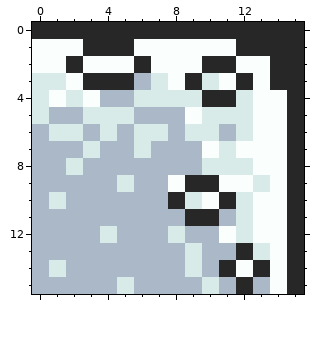
Pixel-art sprite, stored at snow02-glacier_bay/block-247.gif. The picture above was drawn from the file before the commit.
The file is 32x32 pixels, drawn in blocks of 2x2; one block is one cell here.
After:
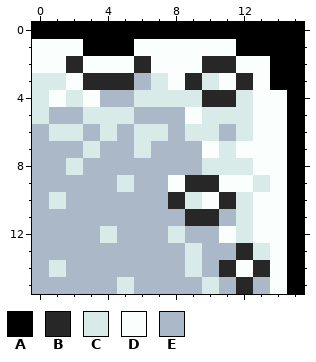
Palette (. is transparent): A #000000  B #272727  C #d9ebe8  D #fafefc  E #abb8c7
Changes in this commit:
@@ x 0..15 @@
- 0 BBBBBBBBBBBBBBBB
- 1 DDDBBBDDDDDDBBBB
- 2 DDBDDDBDDDBBDDBB
- 3 CCDBBBECDBCDBDBB
- 4 CDCDEECCCCBBCDDB
- 5 CEECCCEEEDCCCDDB
- 6 ECCECECCECCECDDB
- 7 EEECEECEEEDCDDDB
- 8 EECEEEEEEECCCDDB
- 9 EEEEECEEDBBDDCDB
-10 ECEEEEEEBCDBCDDB
-11 EEEEEEEEEBBECDDB
-12 EEEECEEECEEDCDDB
-13 EEEEEEEEECEEBCDB
-14 ECEEEEEEECEBDBDB
-15 EEEEECEEEECEBEDB
+ 0 AAAAAAAAAAAAAAAA
+ 1 DDDAAADDDDDDAAAA
+ 2 DDBDDDBDDDBBDDAA
+ 3 CCDBBBECDBCDBDAA
+ 4 CDCDEECCCCBBCDDA
+ 5 CEECCCEEEDCCCDDA
+ 6 ECCECECCECCECDDA
+ 7 EEECEECEEEDCDDDA
+ 8 EECEEEEEEECCCDDA
+ 9 EEEEECEEDBBDDCDA
+10 ECEEEEEEBCDBCDDA
+11 EEEEEEEEEBBECDDA
+12 EEEECEEECEEDCDDA
+13 EEEEEEEEECEEBCDA
+14 ECEEEEEEECEBDBDA
+15 EEEEECEEEECEBEDA
Changed places in both pictures, as pixel boxes (x1, y1, x2, y2):
changed: (32, 22, 304, 294)
